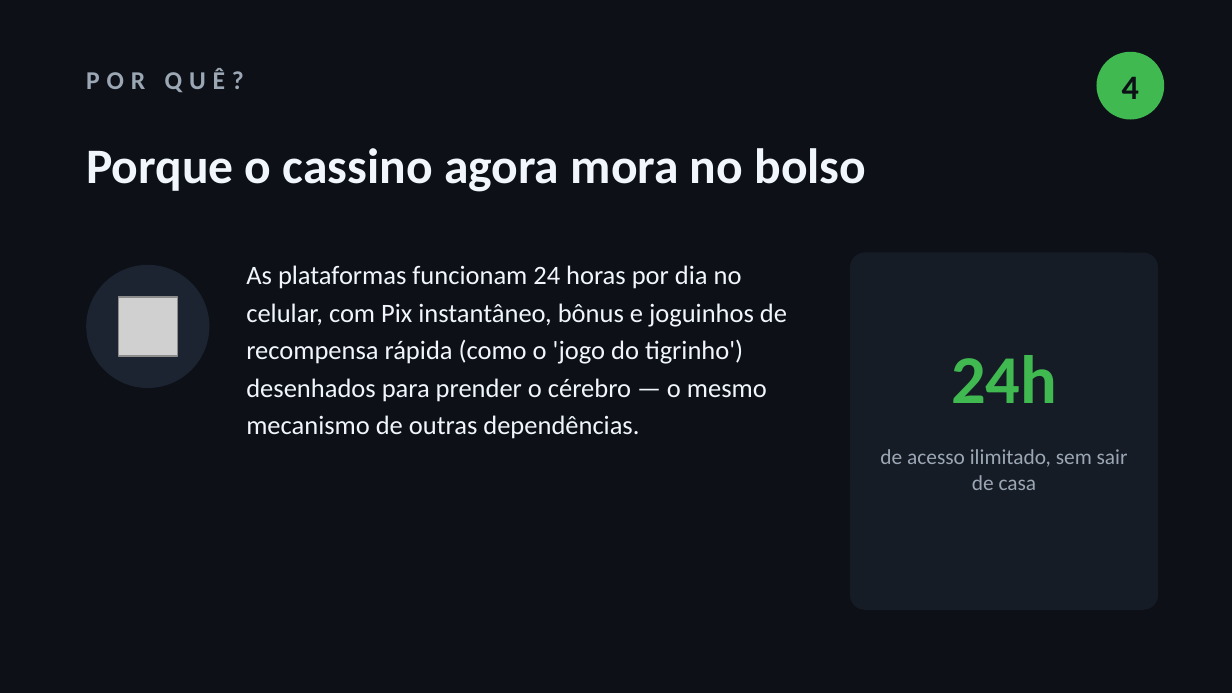
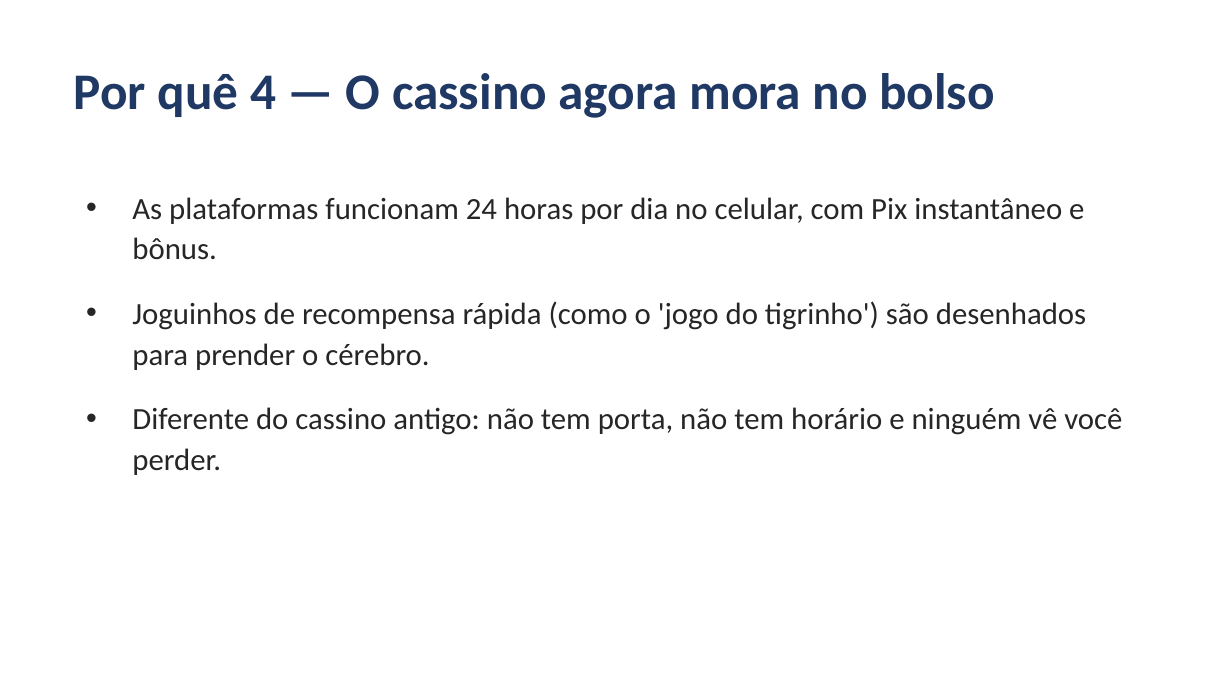
Before and after one commit to outletdoscabides10-cell/universo-site, a slide deck: slide 6 of trabalho-vicio-em-bets/vicio-em-bets.pptx. Drawn at 1232x693 pixels with LibreOffice and Linux fonts; fonts in the diff are those of the drawing; grey boxes stand for pictures. Boxes give left, top, right and bottom in pixels: in the first picture for what was removed or moved away, otherwise in the second. Text is boxed around its words. In the diff, an @@ line names an element or a change of style, - is before the commit and + after.

```diff
--- a/trabalho-vicio-em-bets/vicio-em-bets.pptx
+++ b/trabalho-vicio-em-bets/vicio-em-bets.pptx
@@ background #0D1117 to #FFFFFF @@
@@ ellipse removed at [1096,52,1164,120] @@
@@ text at [74,73,995,118]: text changed; size 29 to 30 pt; text colour #F0F6FC to #1F3864 @@
-Porque o cassino agora mora no bolso
+Por quê 4 — O cassino agora mora no bolso
@@ text removed at [86,68,244,92] @@
-POR QUÊ?
@@ text removed at [1122,77,1139,99] @@
-4
@@ text at [132,197,1122,475]: text changed; size 15.5 to 18 pt; text colour #F0F6FC to #262626 @@
-As plataformas funcionam 24 horas por dia no celular, com Pix instantâneo, bônus e joguinhos de recompensa rápida (como o 'jogo do tigrinho') desenhados para prender o cérebro — o mesmo mecanismo de outras dependências.
+• As plataformas funcionam 24 horas por dia no celular, com Pix instantâneo e bônus.
+• Joguinhos de recompensa rápida (como o 'jogo do tigrinho') são desenhados para prender o cérebro.
+• Diferente do cassino antigo: não tem porta, não tem horário e ninguém vê você perder.
@@ ellipse removed at [86,265,209,388] @@
@@ rounded rectangle removed at [850,253,1158,610] @@
@@ picture removed at [118,297,177,356] @@
@@ text removed at [951,355,1057,403] @@
-24h
@@ text removed at [880,449,1128,490] @@
-de acesso ilimitado, sem sair de casa
```
Also in this commit, not shown: 10 other slides changed.
